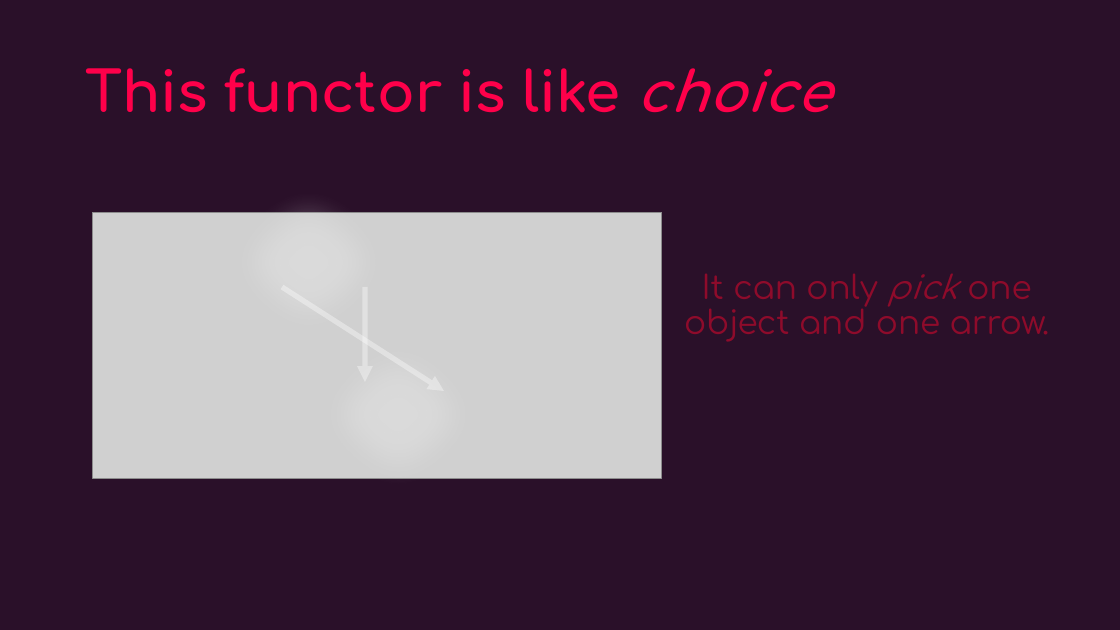
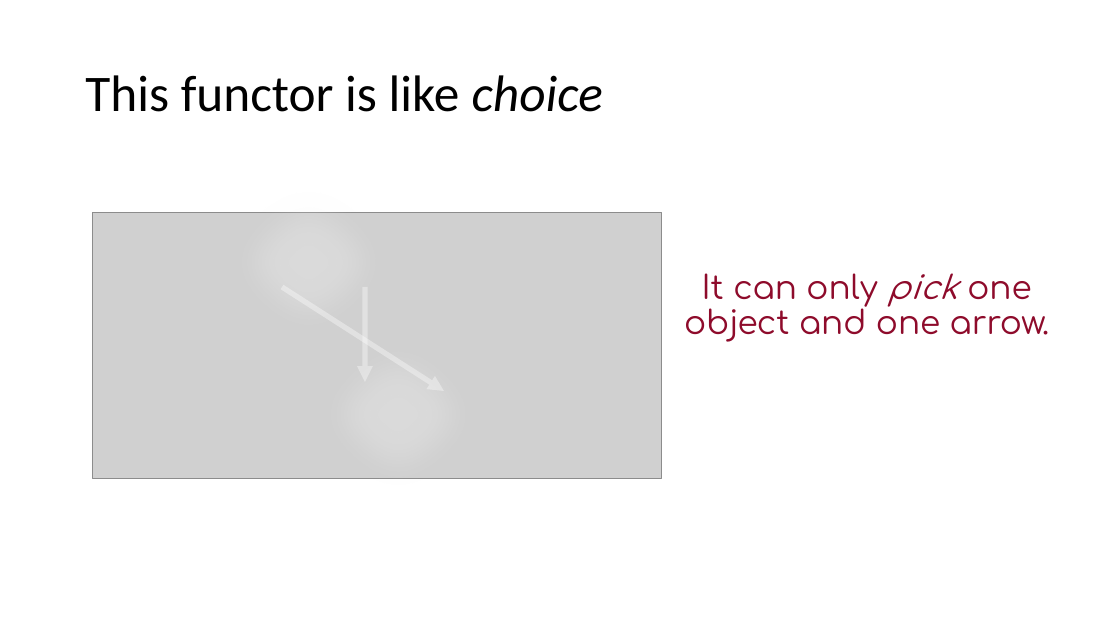
Before and after one commit to maana-io/cat-ml, a slide deck: slide 24 of presentations/gats-intro.pptx. Drawn at 1120x630 pixels with LibreOffice and Linux fonts; fonts in the diff are those of the drawing; grey boxes stand for pictures; background and template pictures are left out. Boxes give left, top, right and bottom in pixels: in the first picture for what was removed or moved away, otherwise in the second. Text is boxed around its words. In the diff, an @@ line names an element or a change of style, - is before the commit and + after.

```diff
--- a/presentations/gats-intro.pptx
+++ b/presentations/gats-intro.pptx
@@ background picture (left out) to #FFFFFF @@
@@ title "This functor is like choice" at box(85, 75, 603, 112): size 48 to 44 pt, font Comfortaa to Calibri, text colour #FF004A to #000000, bold off @@
@@ ellipse at box(219, 180, 398, 345): outline #325491 1 pt to #7A866C 1 pt @@
@@ ellipse at box(308, 331, 487, 497): outline #325491 1 pt to #7A866C 1 pt @@
```
Also in this commit, not shown: 26 other slides changed, 1 slide added, 1 slide removed, 1 other file.
